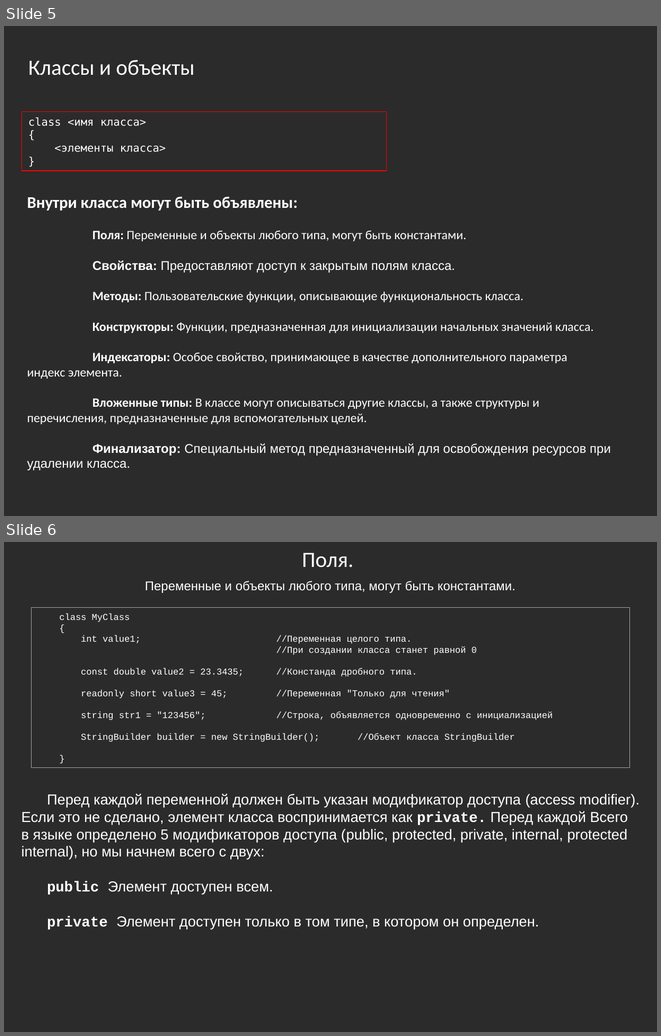
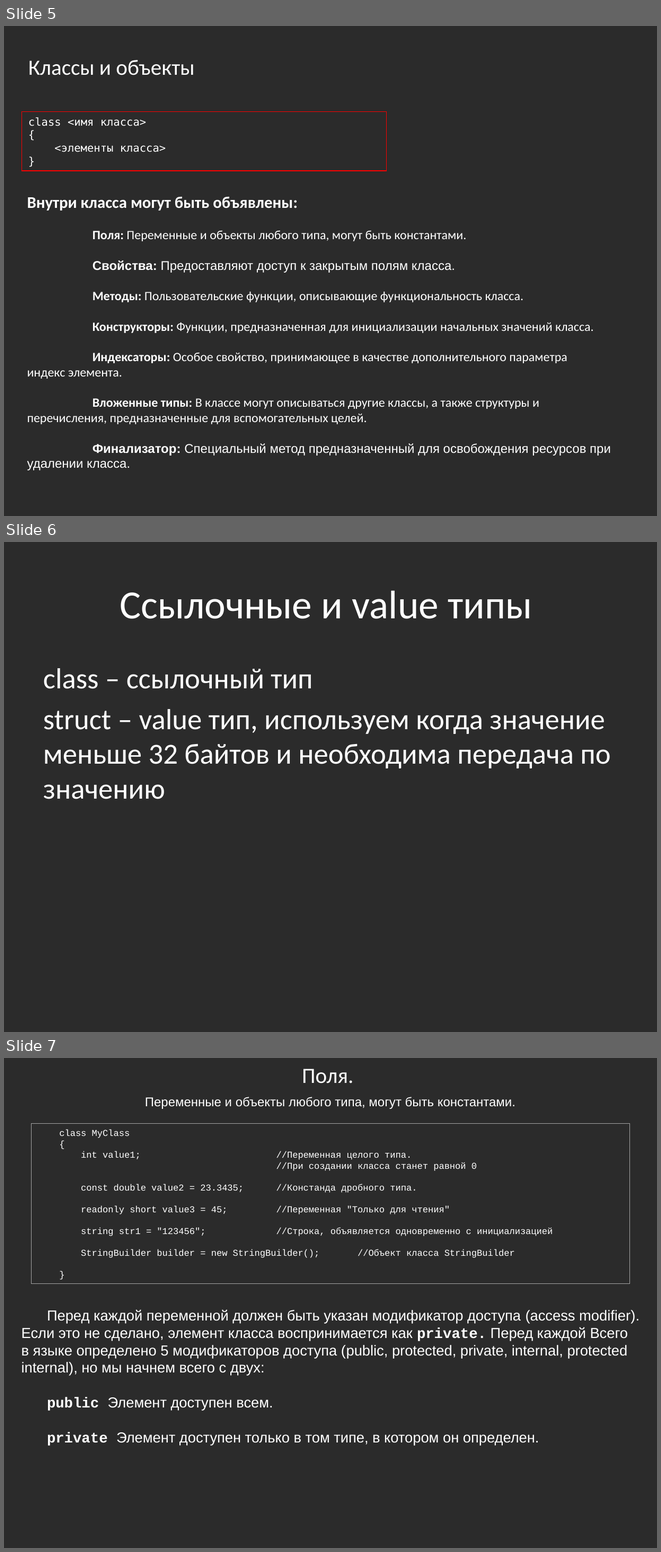
Before and after one commit to bazile/Training, a slide deck: Presentation/lesson-02-oop.pptx. Shown one above the other, each under a label of ours: slides 5 and 6 before the commit, slides 5, 6 and 7 after it. The pictures are 661x1036 and 661x1552 pixels, drawn with LibreOffice and Linux fonts; fonts in the diff are those of the drawing; background and template pictures are left out; a plain dark background stands for a picture behind light text. Boxes give left, top, right and bottom in pixels: in the first picture for what was removed or moved away, otherwise in the second. Text is boxed around its words. In the diff, an @@ line names an element or a change of style, - is before the commit and + after.

Commit message:
Updated presentations

```diff
--- a/Presentation/lesson-02-oop.pptx
+++ b/Presentation/lesson-02-oop.pptx
@@ slide 6 added at (4, 542, 657, 1032), background picture (left out) @@
@@ title added at (120, 590, 532, 619), 44 pt, text #FFFFFF @@
+Ссылочные и value типы
@@ text added at (43, 668, 610, 799), 32 pt, text #FFFFFF @@
+class – ссылочный тип
+struct – value тип, используем когда значение меньше 32 байтов и необходима передача по значению
@@ what was slide 6 is now slide 7 @@
```
Also in this commit, not shown: 1 other file.
